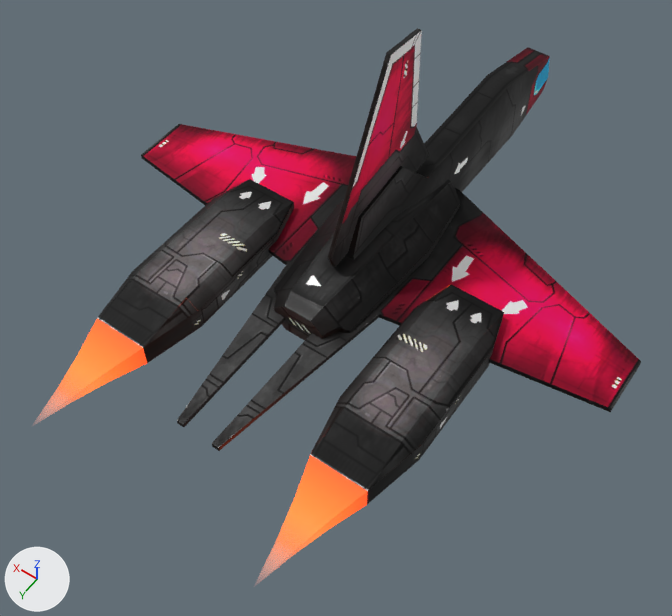
Before and after pictures for a commit that changed the Blender file Hyena/hyena_pirate.blend.
The view is the same before and after, from a camera (50 mm lens) standing at (-108.0, 178.0, 212.0) and looking at (-7.0, 37.0, -9.0). The lights are fixed; the arrows at lower left show +X, +Y and +Z.

Objects in the first picture: 'base_glow', 'glow'.
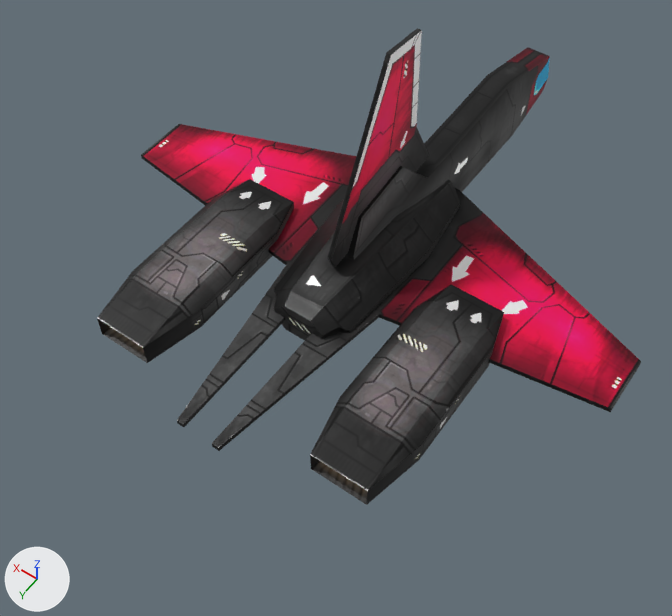
Location of each change, (x1, y1, x2, y2) in pixels of the pictures (672 x 616 px):
```json
{"object": "base_glow", "change": "recoloured", "before": [97, 47, 506, 505], "after": [97, 47, 506, 505]}
{"object": "glow", "change": "deleted", "before": [68, 319, 367, 541]}
```

Edits to the scene script, one JSON object a line:
```json
{"op": "add", "block": "img_hyenaglo_png", "code": ["img_hyenaglo_png = load_image('hyenaGLO.png', 'textures/hyenaGLO.png', 512, 512, 'sRGB')"]}
{"op": "add", "block": "mat_base", "code": ["mat_base = bpy.data.materials.new('base')", "# uses the picture img_hyena_pirate_png", "# uses the picture img_hyenaglo_png"]}
{"op": "remove", "block": "ob_base_glow", "code": "ob_base_glow.material_slots[0].link = 'OBJECT'; ob_base_glow.material_slots[0].material = mat_base_glow"}
{"op": "add", "block": "ob_base_glow", "code": "ob_base_glow.material_slots[0].link = 'OBJECT'; ob_base_glow.material_slots[0].material = mat_base"}
{"op": "remove", "block": "ob_glow", "code": ["ob_glow = bpy.data.objects.new('glow', me_hyena_001)", "ob_glow.location = (0.0, -7.6, 14.8)", "ob_glow.rotation_euler = (1.571, 0.0, 0.0)  # degrees (90, 0, 0)", "_m = ob_glow.modifiers.new('Mirror', 'MIRROR')"]}
```
